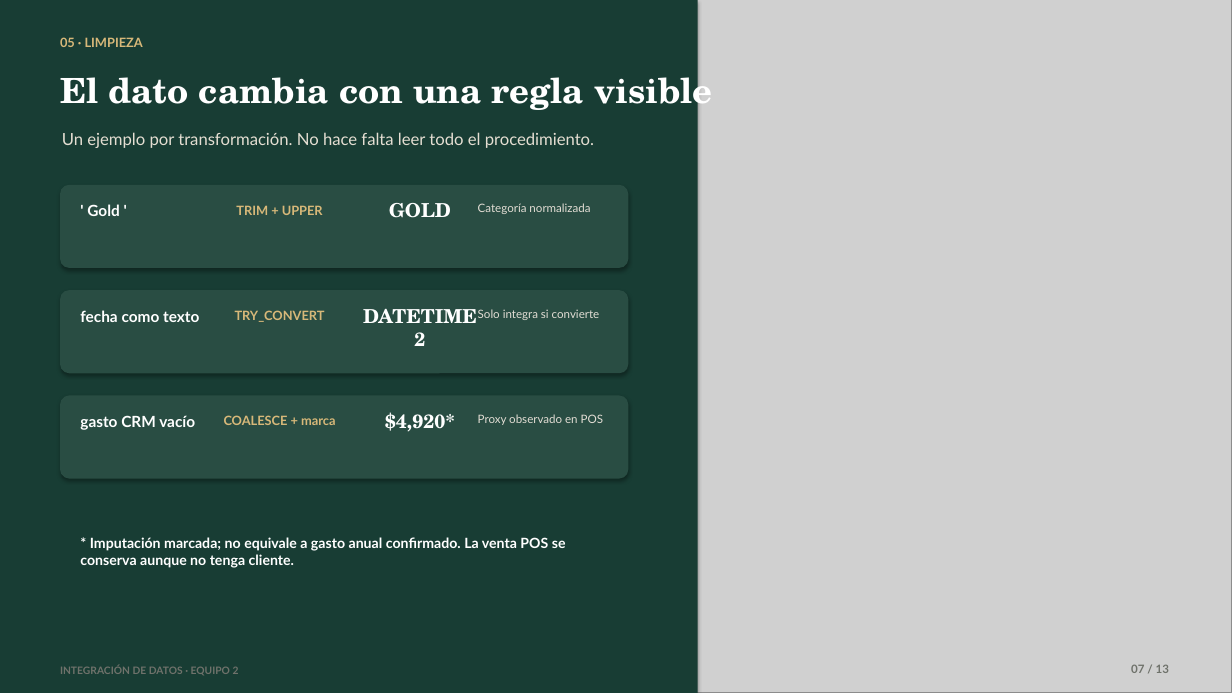
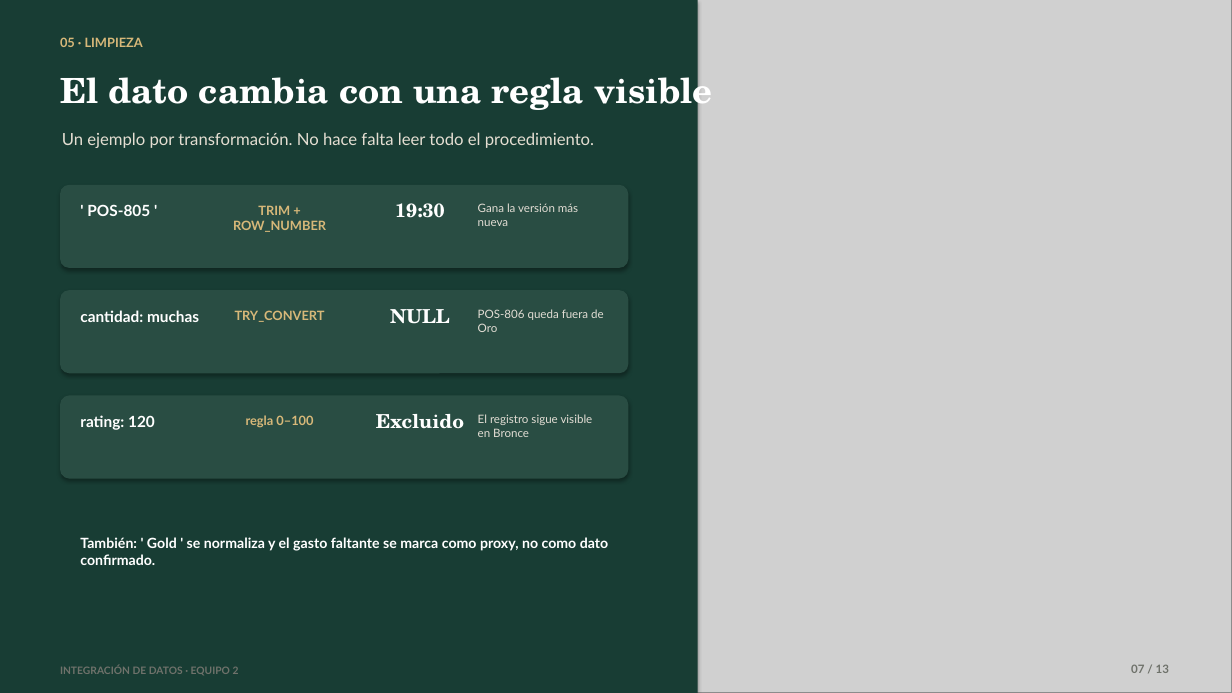
Before and after one commit to checheag22/integracion-datos-equipo-2, a slide deck: slide 7 of docs/presentacion-final-equipo-2.pptx. Drawn at 1232x693 pixels with LibreOffice and Linux fonts; fonts in the diff are those of the drawing; grey boxes stand for pictures. Boxes give left, top, right and bottom in pixels: in the first picture for what was removed or moved away, otherwise in the second. Text is boxed around its words. In the diff, an @@ line names an element or a change of style, - is before the commit and + after.

Commit message:
Complete verified SQL integration project delivery

```diff
--- a/docs/presentacion-final-equipo-2.pptx
+++ b/docs/presentacion-final-equipo-2.pptx
@@ text at (x1=87, y1=204, x2=150, y2=216): text changed @@
-' Gold '
+' POS-805 '
@@ text at (x1=233, y1=205, x2=326, y2=232): text changed @@
-TRIM + UPPER
+TRIM + ROW_NUMBER
@@ text at (x1=395, y1=203, x2=445, y2=218): text changed @@
-GOLD
+19:30
@@ text at (x1=478, y1=203, x2=578, y2=226): text changed @@
-Categoría normalizada
+Gana la versión más nueva
@@ text at (x1=80, y1=310, x2=199, y2=322): text changed @@
-fecha como texto
+cantidad: muchas
@@ text at (x1=390, y1=309, x2=450, y2=324): text changed @@
-DATETIME2
+NULL
@@ text at (x1=478, y1=309, x2=604, y2=332): text changed @@
-Solo integra si convierte
+POS-806 queda fuera de Oro
@@ text at (x1=80, y1=415, x2=155, y2=430): text changed @@
-gasto CRM vacío
+rating: 120
@@ text at (x1=246, y1=415, x2=313, y2=428): text changed @@
-COALESCE + marca
+regla 0–100
@@ text at (x1=376, y1=414, x2=464, y2=429): text changed @@
-$4,920*
+Excluido
@@ text at (x1=478, y1=414, x2=593, y2=437): text changed @@
-Proxy observado en POS
+El registro sigue visible en Bronce
@@ text at (x1=80, y1=537, x2=608, y2=565): text changed @@
-* Imputación marcada; no equivale a gasto anual confirmado. La venta POS se conserva aunque no tenga cliente.
+También: ' Gold ' se normaliza y el gasto faltante se marca como proxy, no como dato confirmado.
```
Also in this commit, not shown: 6 other slides changed, 18 other files.
